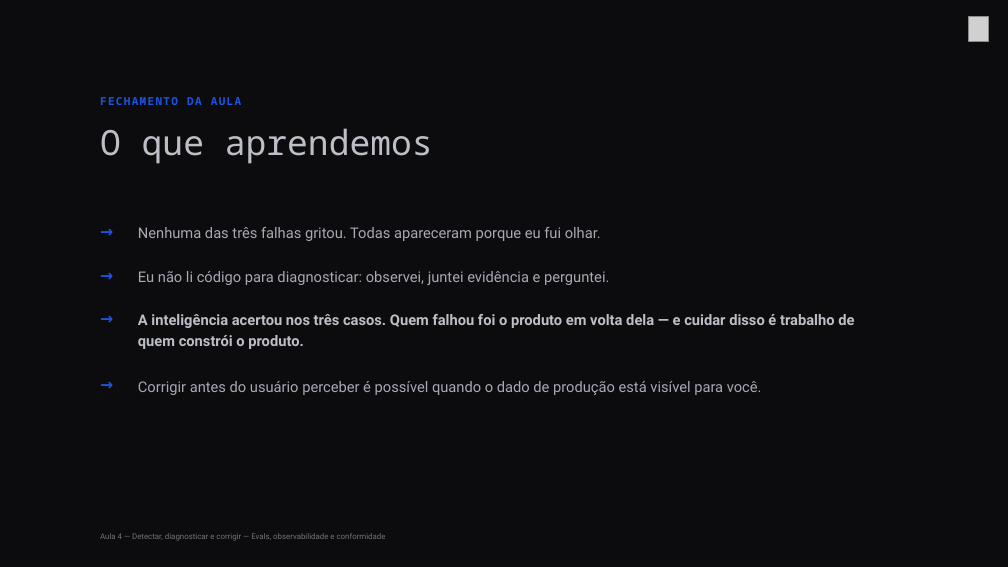
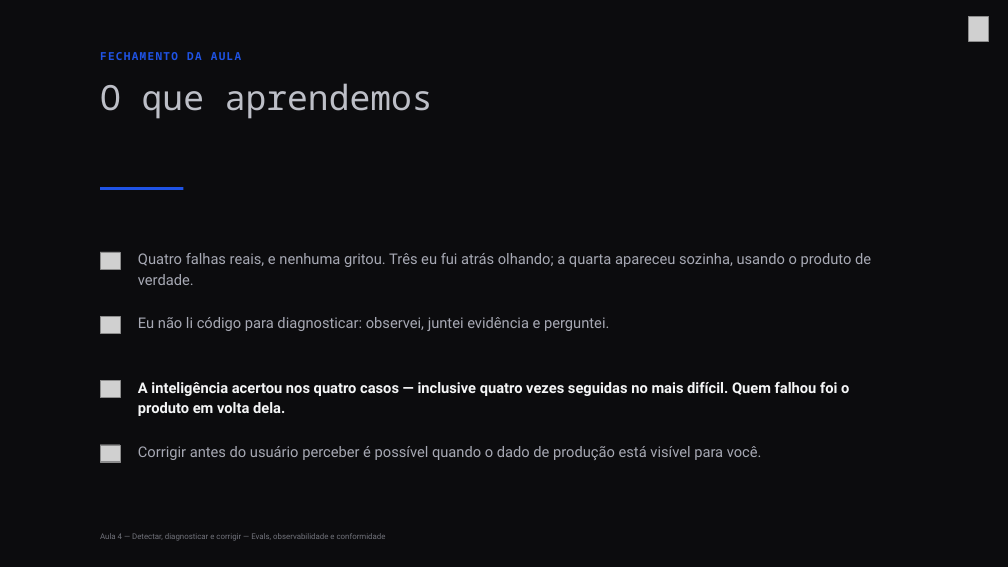
Before and after one commit to Djegao/alura-produto-ficticio, a slide deck: slide 19 of slides/aula4-alura.pptx (slide 17 before the commit). Drawn at 1008x567 pixels with LibreOffice and Linux fonts; fonts in the diff are those of the drawing; grey boxes stand for pictures; background and template pictures are left out. Boxes give left, top, right and bottom in pixels: in the first picture for what was removed or moved away, otherwise in the second. Text is boxed around its words. In the diff, an @@ line names an element or a change of style, - is before the commit and + after.

```diff
--- a/slides/aula4-alura.pptx
+++ b/slides/aula4-alura.pptx
@@ text "FECHAMENTO DA AULA" moved from (x1=100, y1=97, x2=241, y2=105) to (x1=100, y1=52, x2=241, y2=60) @@
@@ text "O que aprendemos" moved from (x1=100, y1=128, x2=433, y2=164) to (x1=100, y1=83, x2=433, y2=119) @@
@@ rectangle added at (x1=100, y1=187, x2=183, y2=190), fill #1F53E5 @@
@@ text removed at (x1=100, y1=222, x2=132, y2=245) @@
-→
@@ text removed at (x1=100, y1=265, x2=132, y2=288) @@
-→
@@ picture added at (x1=100, y1=252, x2=120, y2=269) @@
@@ text at (x1=138, y1=253, x2=871, y2=267): text changed @@
-Nenhuma das três falhas gritou. Todas apareceram porque eu fui olhar.
+Quatro falhas reais, e nenhuma gritou. Três eu fui atrás olhando; a quarta apareceu sozinha, usando o produto de verdade.
@@ text removed at (x1=100, y1=309, x2=132, y2=331) @@
-→
@@ picture added at (x1=100, y1=316, x2=120, y2=333) @@
@@ text "Eu não li código para ..." moved from (x1=138, y1=271, x2=609, y2=285) to (x1=138, y1=317, x2=609, y2=331) @@
@@ text removed at (x1=100, y1=375, x2=132, y2=398) @@
-→
@@ picture added at (x1=100, y1=380, x2=120, y2=397) @@
@@ text at (x1=138, y1=382, x2=849, y2=416): text changed; text colour #BDBFC7 to #F4F5F6 @@
-A inteligência acertou nos três casos. Quem falhou foi o produto em volta dela — e cuidar disso é trabalho de quem constrói o produto.
+A inteligência acertou nos quatro casos — inclusive quatro vezes seguidas no mais difícil. Quem falhou foi o produto em volta dela.
@@ picture added at (x1=100, y1=445, x2=120, y2=462) @@
@@ text "Corrigir antes do usuário perceber ..." moved from (x1=138, y1=381, x2=762, y2=395) to (x1=138, y1=446, x2=762, y2=460) @@
```
Also in this commit, not shown: 11 other slides changed, 2 slides added, 2 other files.
